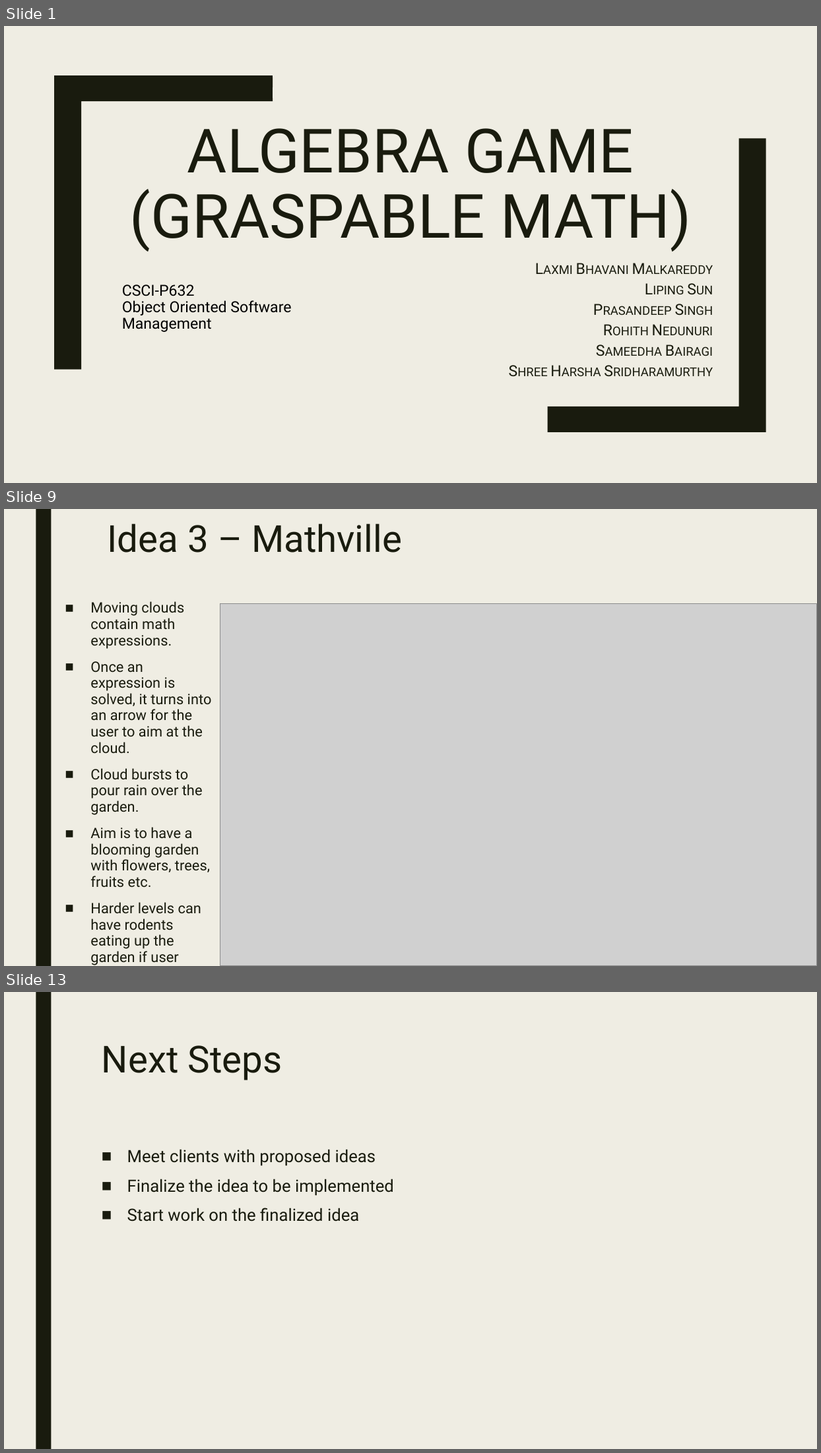
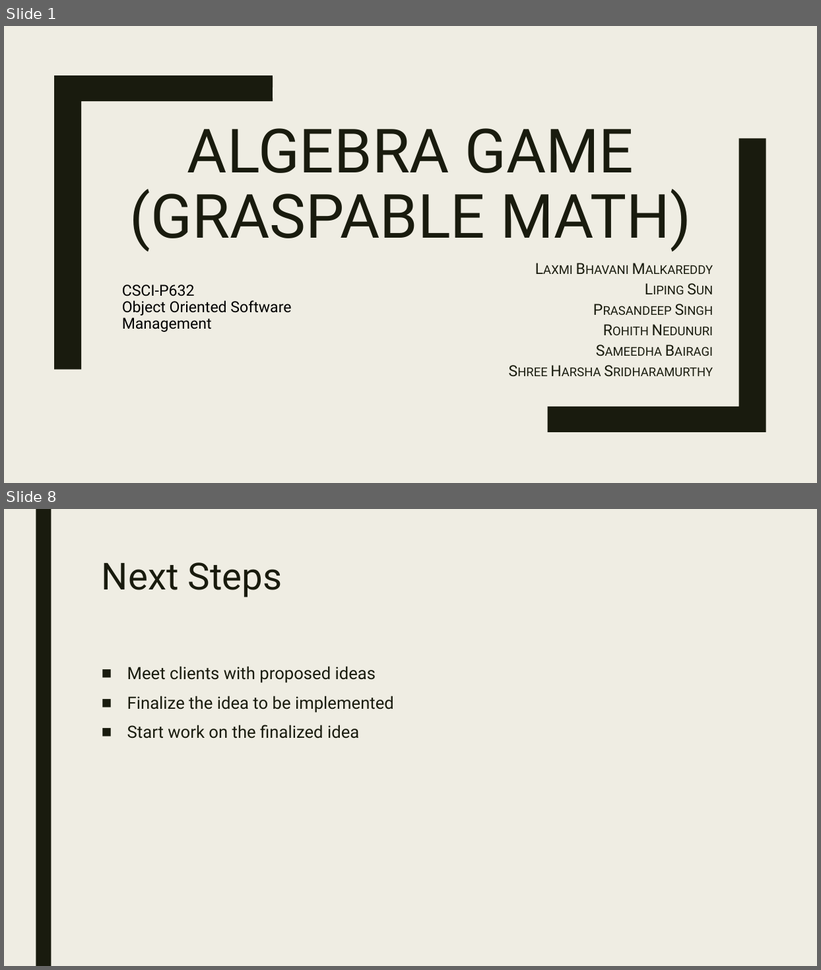
Before and after one commit to eweitnauer/gm-play-iub-2017, a slide deck: demo_1/docs/GM_One.pptx. Shown one above the other, each under a label of ours: slides 1, 9 and 13 before the commit, slides 1 and 8 after it; the slides between them are not shown. The pictures are 821x1453 and 821x970 pixels, drawn with LibreOffice and Linux fonts; fonts in the diff are those of the drawing; grey boxes stand for pictures. Boxes give left, top, right and bottom in pixels: in the first picture for what was removed or moved away, otherwise in the second. Text is boxed around its words. In the diff, an @@ line names an element or a change of style, - is before the commit and + after.

```diff
--- a/demo_1/docs/GM_One.pptx
+++ b/demo_1/docs/GM_One.pptx
@@ slide 9 removed at box(4, 509, 817, 966), background #EFEDE3; not listed: 1 template element that a slide beside it also shows @@
@@ text removed at box(108, 524, 402, 553) @@
-Idea 3 – Mathville
@@ text removed at box(90, 601, 212, 966) @@
-■ Moving clouds contain math expressions.
-■ Once an expression is solved, it turns into an arrow for the user to aim at the cloud.
-■ Cloud bursts to pour rain over the garden.
-■ Aim is to have a blooming garden with flowers, trees, fruits etc.
-■ Harder levels can have rodents eating up the garden if user misses more than five clouds.
@@ picture removed at box(220, 604, 817, 966) @@
@@ what was slide 13 is now slide 8 @@
```
Also in this commit, not shown: 3 slides changed, 4 slides added, 8 other slides removed, 3 other files.
